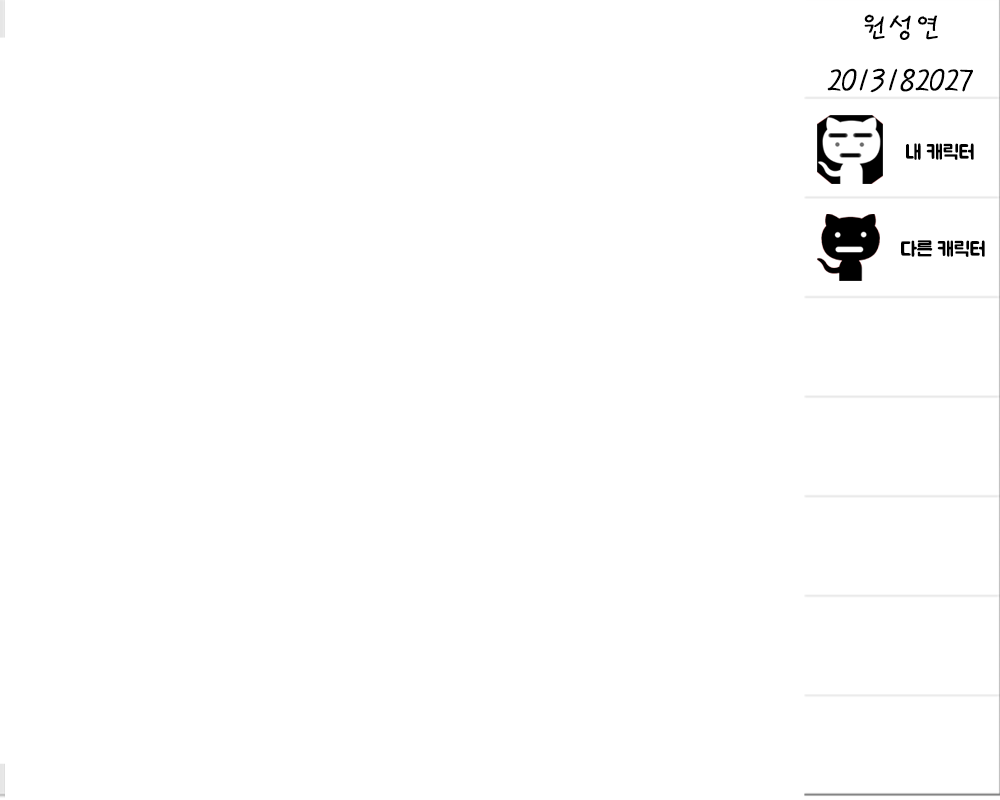
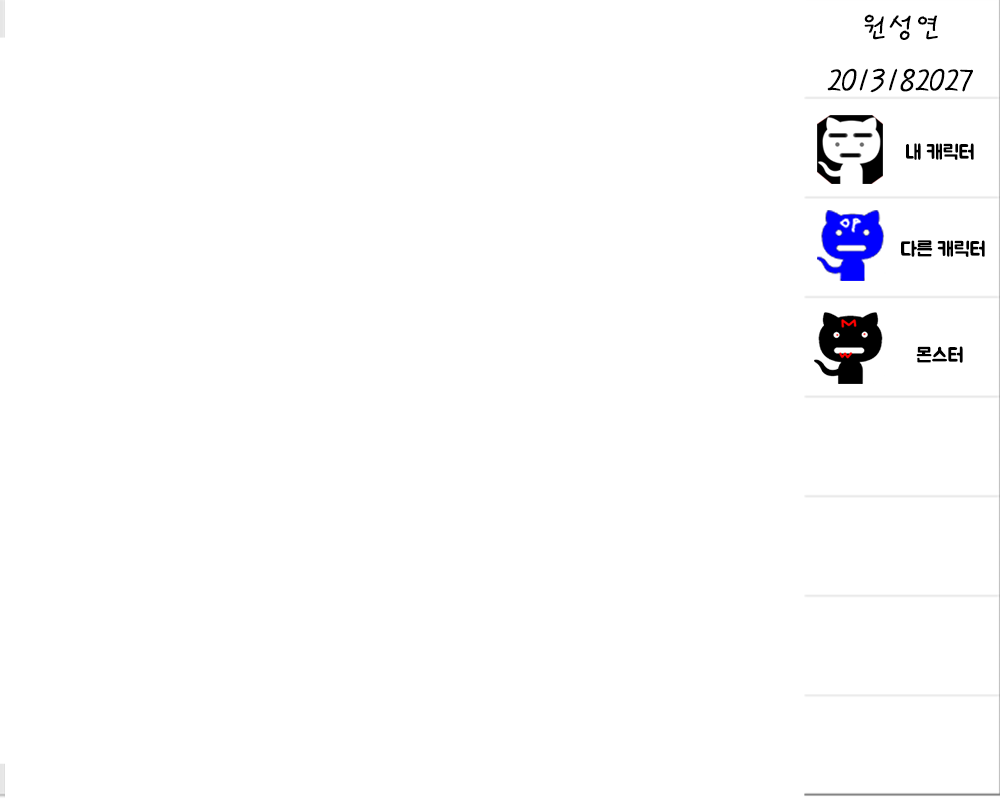
Layered file, before and after one edit (1000 x 800). Changes by layer:
added layer "레이어 0 사본 2" above "레이어 0 사본" over [814, 312, 883, 384]
renamed "레이어 5" to "레이어 0 사본", painted on it over [817, 210, 885, 281]
added layer "몬스터" above "내 캐릭터" over [916, 346, 963, 363]
